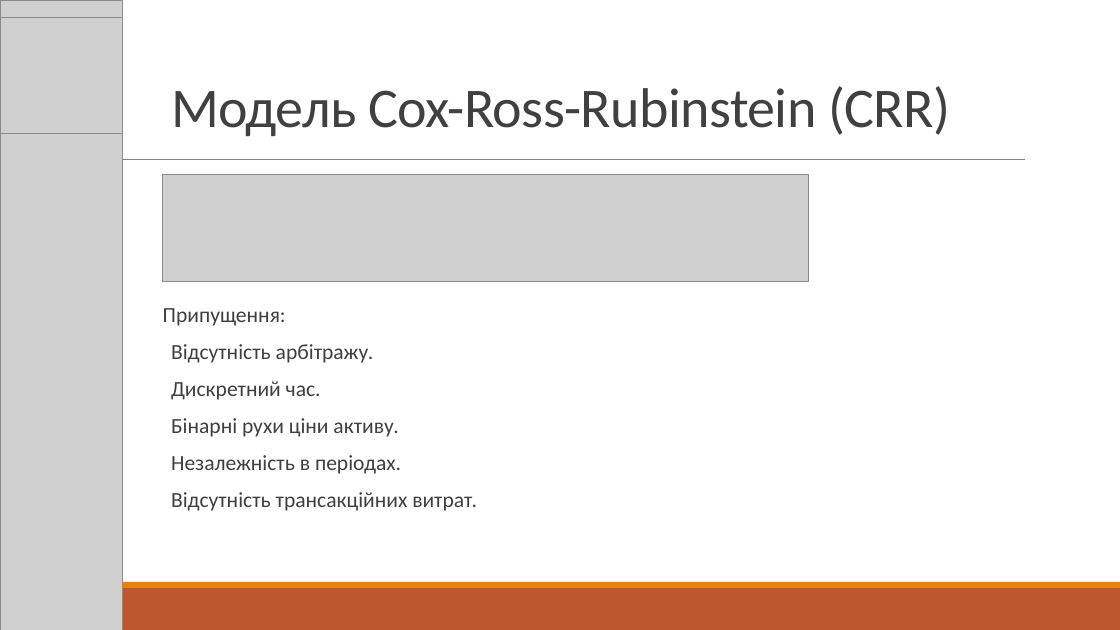
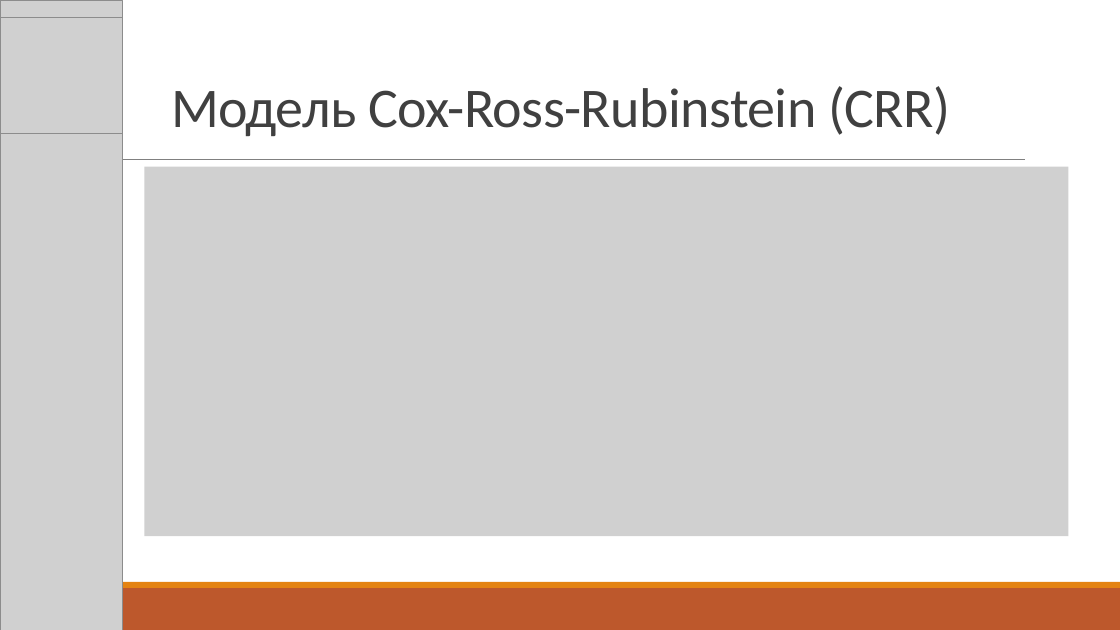
Before and after one commit to ShevHK/Option, a slide deck: slide 6 of Presentation.pptx (slide 5 before the commit). Drawn at 1120x630 pixels with LibreOffice and Linux fonts; fonts in the diff are those of the drawing; grey boxes stand for pictures. Boxes give left, top, right and bottom in pixels: in the first picture for what was removed or moved away, otherwise in the second. Text is boxed around its words. In the diff, an @@ line names an element or a change of style, - is before the commit and + after.

```diff
--- a/Presentation.pptx
+++ b/Presentation.pptx
@@ picture added at [145, 166, 1069, 536] @@
@@ picture removed at [163, 175, 809, 281] @@
@@ text removed at [163, 308, 477, 511] @@
-Припущення:
-  Відсутність арбітражу.
-  Дискретний час.
-  Бінарні рухи ціни активу.
-  Незалежність в періодах.
-  Відсутність трансакційних витрат.
```
Also in this commit, not shown: 3 other slides changed, 2 slides added, 2 slides removed, 13 other files.
